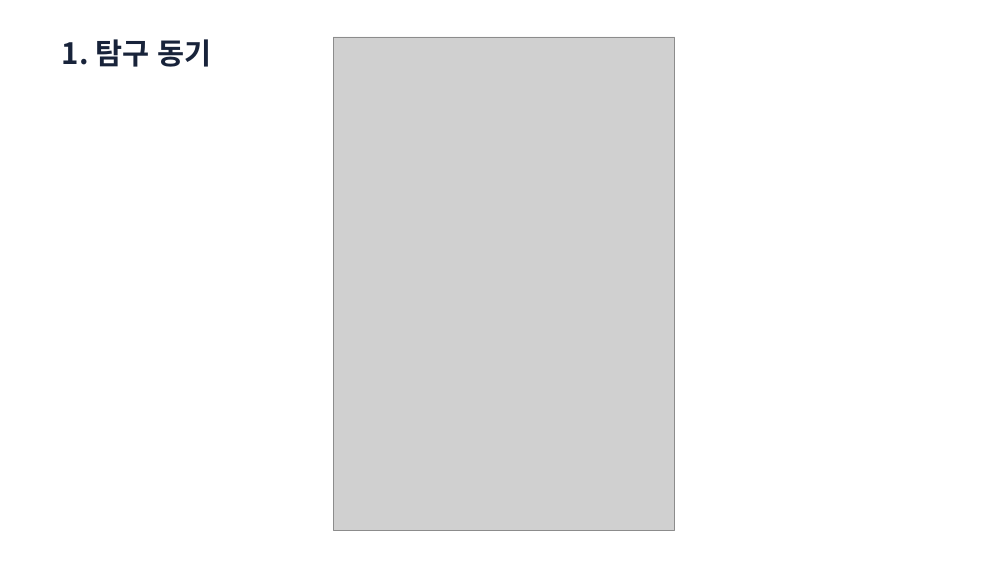
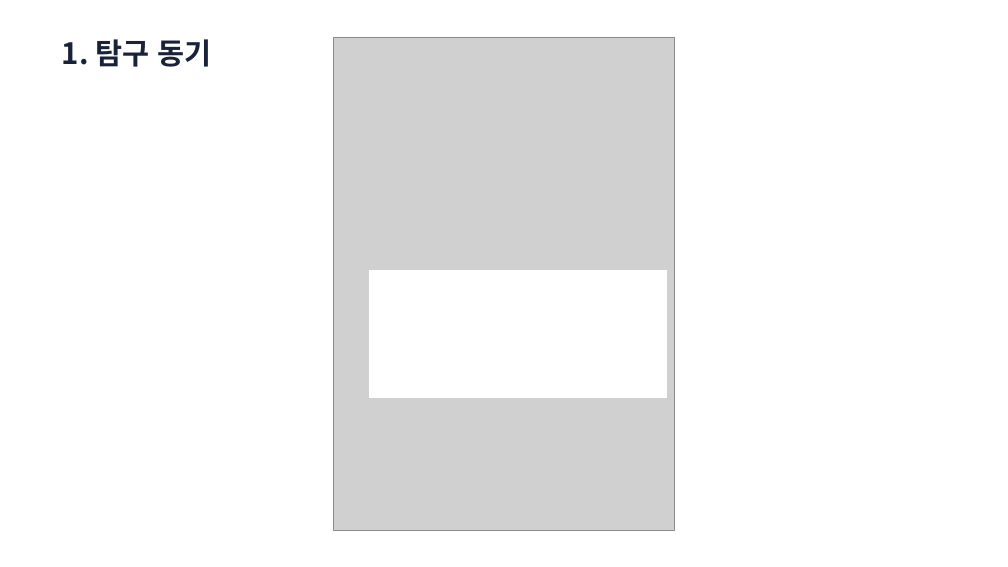
Before and after one commit to ohyunu525/KK-AI, a slide deck: slide 4 of Documents/보고서 파일.pptx. Drawn at 1008x567 pixels with LibreOffice and Linux fonts; fonts in the diff are those of the drawing; grey boxes stand for pictures. Boxes give left, top, right and bottom in pixels: in the first picture for what was removed or moved away, otherwise in the second. Text is boxed around its words. In the diff, an @@ line names an element or a change of style, - is before the commit and + after.

```diff
--- a/Documents/보고서 파일.pptx
+++ b/Documents/보고서 파일.pptx
@@ rectangle added at <box>371,271,667,398</box>, fill #FFFFFF, outline #FFFFFF 1.5 pt @@
```
Also in this commit, not shown: 3 other slides changed, 5 slides added, 2 slides removed.
